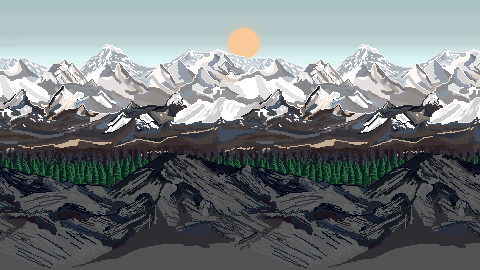
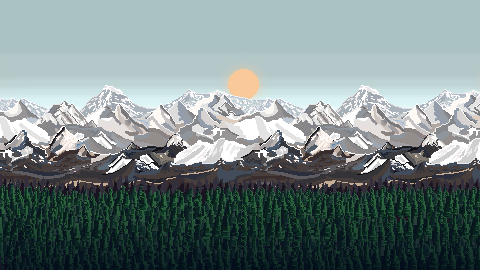
Before/after of a 480×270 layered artwork. What changed in the layer stack:
added layer "Layer 5" above "Layer 3" over [0, 186, 480, 270]
added layer "Layer 3" above "Layer 4" over [0, 174, 480, 270]
added layer "Layer 4" above "Layer 2" over [328, 259, 480, 270]
added layer "Layer 2" above "Layer 1" over [0, 126, 480, 270]
painted on "Layer 1" over [0, 12, 480, 270]
